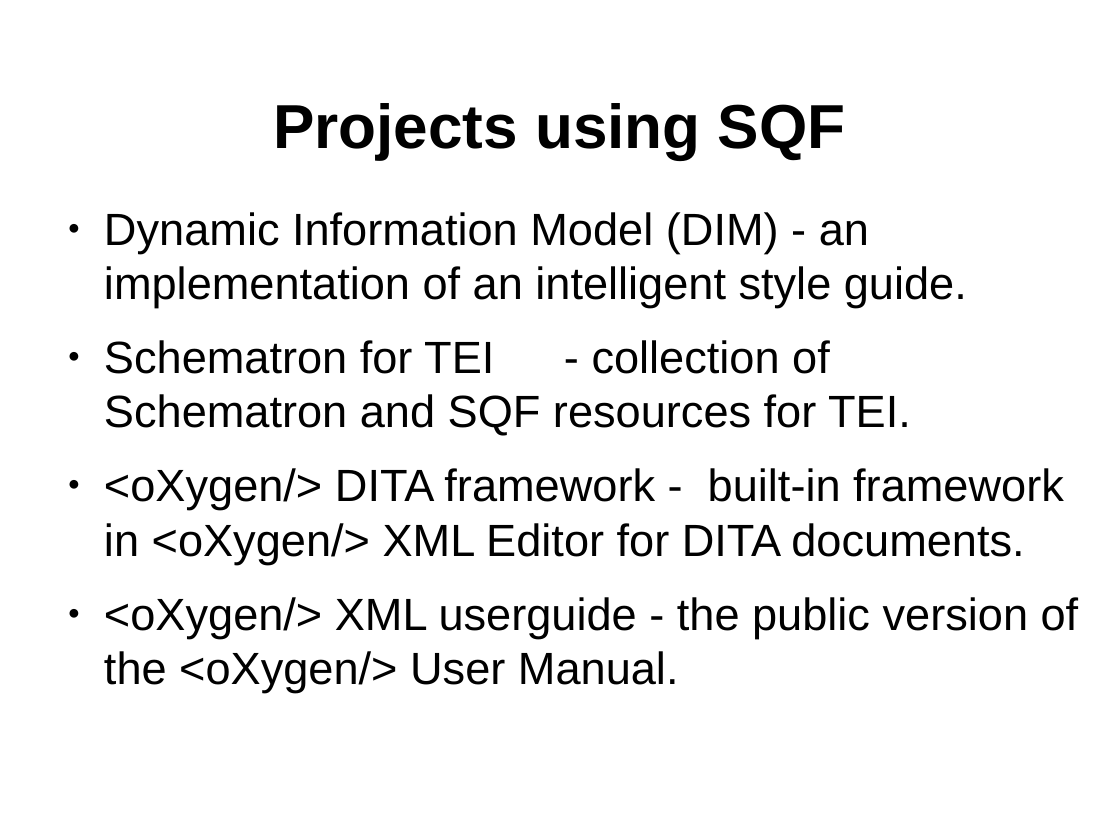
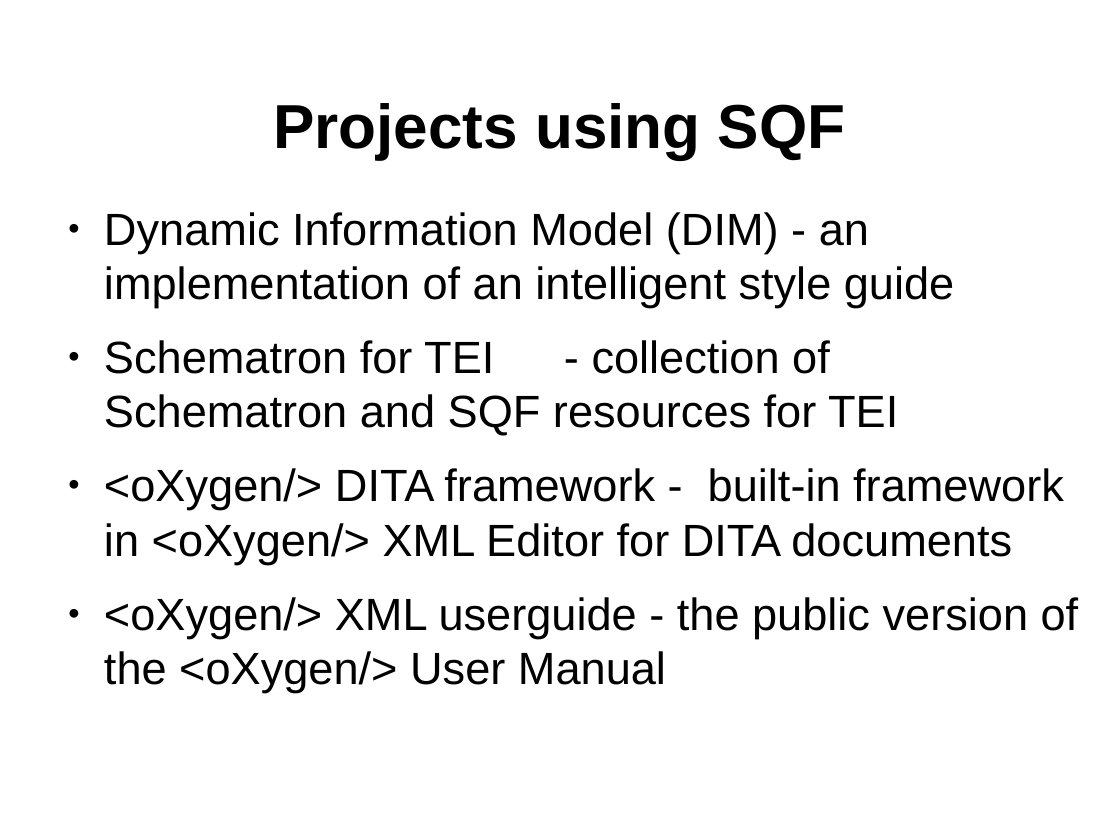
Before and after one commit to octavianN/Schematron-QuickFix-Language-Presentation, a slide deck: slide 26 of Final/SQF.odp (slide 18 before the commit). Drawn at 1120x840 pixels with LibreOffice and Linux fonts; fonts in the diff are those of the drawing; background and template pictures are left out. Boxes give left, top, right and bottom in pixels: in the first picture for what was removed or moved away, otherwise in the second. Text is boxed around its words. In the diff, an @@ line names an element or a change of style, - is before the commit and + after.

```diff
--- a/Final/SQF.odp
+++ b/Final/SQF.odp
@@ text at <box>104,212,1079,693</box>: text changed @@
-● Dynamic Information Model (DIM) - an implementation of an intelligent style guide.
-● Schematron for TEI - collection of Schematron and SQF resources for TEI.
-● <oXygen/> DITA framework - built-in framework in <oXygen/> XML Editor for DITA documents.
-● <oXygen/> XML userguide - the public version of the <oXygen/> User Manual.
+● Dynamic Information Model (DIM) - an implementation of an intelligent style guide
+● Schematron for TEI - collection of Schematron and SQF resources for TEI
+● <oXygen/> DITA framework - built-in framework in <oXygen/> XML Editor for DITA documents
+● <oXygen/> XML userguide - the public version of the <oXygen/> User Manual
```
Also in this commit, not shown: 8 other slides changed, 9 slides added, 1 slide removed, 19 other files.
